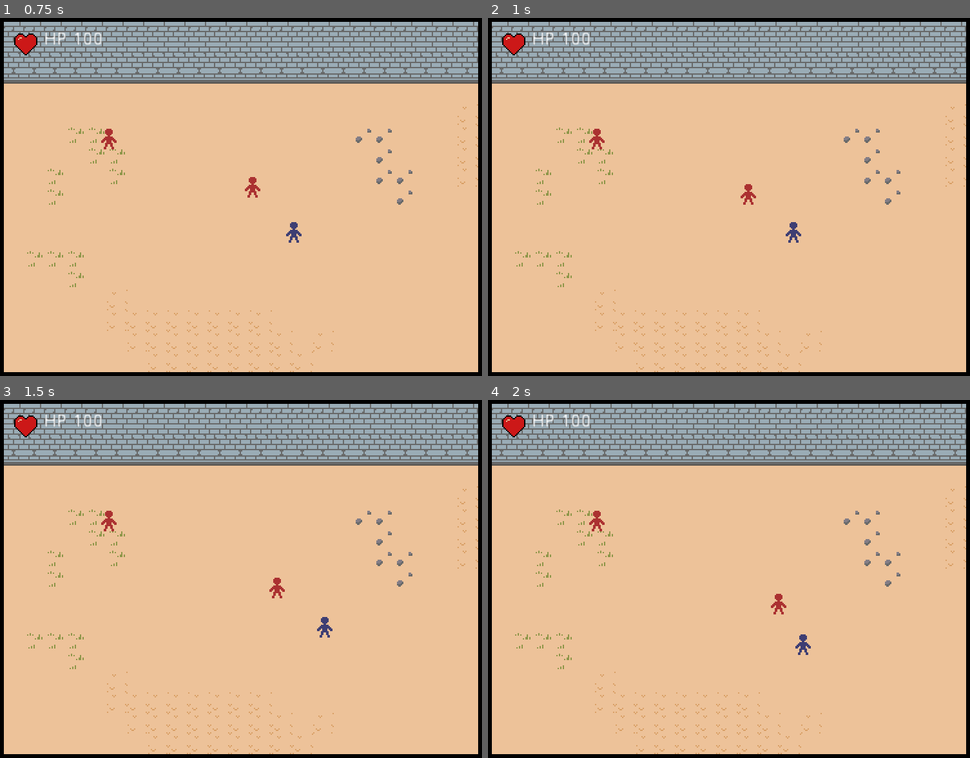
Above: before the commit, frames 1-4 (two rows, left to right).
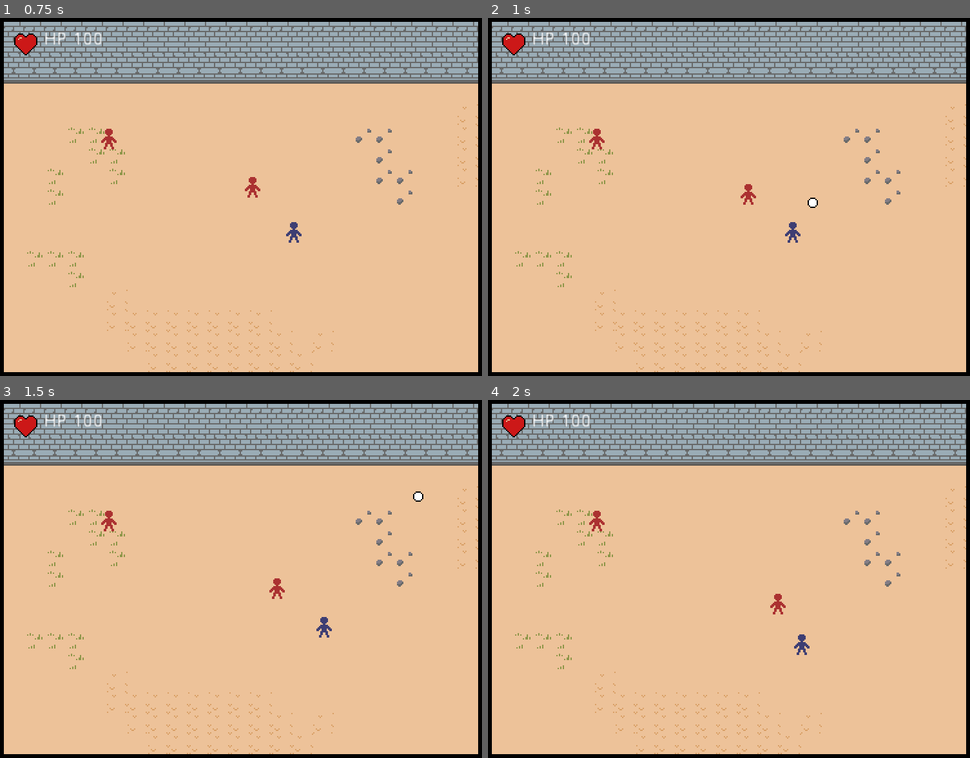
Above: after the commit, the same moments.

Repository: svntax/LD44-YLIC
Game: Godot game, scene res://Scenes/gameplay.tscn
Same seed, same stepped clock (60 frames per second), same inputs: the game is played once before the commit and once after it.
Inputs (mouse positions are in pixels of both pictures, inside the frame that each line leads up to):
- Up to frame 1 (0.75 s): move the mouse to (356, 175) at 0.52 s; hold D (MOVE_RIGHT) from 0.53 s (still down); click (356, 175) at 0.6 s
- Up to frame 2 (1 s): keep holding D (MOVE_RIGHT); right-click (844, 175) at 0.8 s
- Up to frame 3 (1.5 s): move the mouse to (139, 596) at 1.27 s; release D (MOVE_RIGHT) at 1.28 s; hold S (MOVE_DOWN) from 1.28 s (still down); right-click (139, 596) at 1.35 s
- Up to frame 4 (2 s): keep holding S (MOVE_DOWN); click (627, 596) at 1.55 s

Frame 1 is identical in both runs. In frame 2, less than 0.1% of the frame differs, in the area x 61-69%, y 50-63%; in frame 3, less than 0.1%, in the area x 55-88%, y 25-67%; in frame 4, less than 0.1%.

Commit message:
Implement player ranged attacks that damage enemies

Diff:
--- a/Scenes/gameplay.tscn
+++ b/Scenes/gameplay.tscn
@@ -7,7 +7,9 @@
 [ext_resource path="res://Scenes/game_ui.tscn" type="PackedScene" id=5]
 [ext_resource path="res://Scenes/upgrades_ui.tscn" type="PackedScene" id=6]
 
-[node name="Arena" type="Node2D"]
+[node name="Arena" type="Node2D" groups=[
+"Arenas",
+]]
 script = ExtResource( 1 )
 
 [node name="TileMap" type="TileMap" parent="."]
--- a/Scenes/player_projectile.tscn
+++ b/Scenes/player_projectile.tscn
@@ -1,10 +1,13 @@
-[gd_scene load_steps=4 format=2]
+[gd_scene load_steps=5 format=2]
 
 [ext_resource path="res://Scripts/player_projectile.gd" type="Script" id=1]
 [ext_resource path="res://Sprites/basic_projectile.png" type="Texture" id=2]
 
 [sub_resource type="CircleShape2D" id=1]
 radius = 5.0
+
+[sub_resource type="CircleShape2D" id=2]
+radius = 6.0
 
 [node name="PlayerProjectile" type="KinematicBody2D" groups=[
 "PlayerProjectiles",
@@ -16,3 +19,11 @@
 
 [node name="CollisionShape2D" type="CollisionShape2D" parent="."]
 shape = SubResource( 1 )
+disabled = true
+
+[node name="Area2D" type="Area2D" parent="."]
+
+[node name="CollisionShape2D" type="CollisionShape2D" parent="Area2D"]
+shape = SubResource( 2 )
+
+[connection signal="body_entered" from="Area2D" to="." method="_on_Area2D_body_entered"]
--- a/Scripts/archer.gd
+++ b/Scripts/archer.gd
@@ -9,6 +9,16 @@
 var enemy_projectile = load("res://Scenes/enemy_projectile.tscn")
 
 onready var shotTimer = 5;
+
+onready var arena = get_tree().get_nodes_in_group("Arenas")[0]
+onready var STARTING_HEALTH = 5;
+onready var health = STARTING_HEALTH;
+
+func takeDamage(damage):
+    health -= damage;
+    if health <= 0:
+        arena.enemyDestroyed();
+        queue_free();
 
 func _ready():
     pass
--- a/Scripts/bull_controls.gd
+++ b/Scripts/bull_controls.gd
@@ -5,6 +5,7 @@
 onready var moveSpeed = 64
 onready var chargeSpeed = 512;
 onready var player = get_tree().get_nodes_in_group("Players")[0]
+
 
 onready var charging = false;
 onready var charge_moving = false;
@@ -24,12 +25,24 @@
 onready var random_move_direction;
 onready var true_position;
 
+onready var arena = get_tree().get_nodes_in_group("Arenas")[0]
+onready var STARTING_HEALTH = 15;
+onready var health = STARTING_HEALTH;
+
+func takeDamage(damage):
+    health -= damage;
+    if health <= 0:
+        arena.enemyDestroyed();
+        queue_free();
+
 func _ready():
     randomize();
     pass
 
 func _process(delta):
     pass
+
+
 
 func _physics_process(delta):
     var playerPos = player.global_position
--- a/Scripts/caster.gd
+++ b/Scripts/caster.gd
@@ -9,6 +9,16 @@
 var enemy_projectile = load("res://Scenes/enemy_projectile.tscn")
 
 onready var shotTimer = 5;
+
+onready var arena = get_tree().get_nodes_in_group("Arenas")[0]
+onready var STARTING_HEALTH = 5;
+onready var health = STARTING_HEALTH;
+
+func takeDamage(damage):
+    health -= damage;
+    if health <= 0:
+        arena.enemyDestroyed();
+        queue_free();
 
 func _ready():
     pass
--- a/Scripts/enemy_controls.gd
+++ b/Scripts/enemy_controls.gd
@@ -4,6 +4,16 @@
 
 onready var moveSpeed = 32
 onready var player = get_tree().get_nodes_in_group("Players")[0]
+
+onready var arena = get_tree().get_nodes_in_group("Arenas")[0]
+onready var STARTING_HEALTH = 10;
+onready var health = STARTING_HEALTH;
+
+func takeDamage(damage):
+    health -= damage;
+    if health <= 0:
+        arena.enemyDestroyed();
+        queue_free();
 
 func _ready():
     pass
--- a/Scripts/player_controls.gd
+++ b/Scripts/player_controls.gd
@@ -7,6 +7,13 @@
 
 onready var slashPivot = get_node("SlashPivot")
 onready var attackAnimPlayer : AnimationPlayer = get_node("AttackAnimationPlayer")
+
+onready var PROJECTILE_SPEED = 200;
+
+onready var RANGED_ATTACK_COOLDOWN_TIME = 3.5;
+onready var rangedAttackCooldown = 0;
+
+var player_projectile = load("res://Scenes/player_projectile.tscn")
 
 onready var enemyCount : int = 0
 
@@ -55,6 +62,9 @@
     if(Input.is_action_pressed("MOVE_DOWN")):
         walkVel.y += walkSpeed
 
+    if rangedAttackCooldown > 0:
+        rangedAttackCooldown -= delta;
+
     if (currentState == State.NORMAL) and Input.is_action_just_pressed("ATTACK"):
         walkVel.x = 0
         walkVel.y = 0
@@ -64,6 +74,22 @@
         var clickPos : Vector2 = get_global_mouse_position()
         var moveVector : Vector2 = (clickPos - global_position).normalized() * attackDashSpeed
         self.set_global_position(self.global_position + moveVector)
+
+    elif (currentState == State.NORMAL) and Input.is_action_just_pressed("RANGED_ATTACK") and rangedAttackCooldown <= 0:
+        walkVel.x = 0
+        walkVel.y = 0
+
+        var clickPos : Vector2 = get_global_mouse_position()
+        var projectileMotion : Vector2 = (clickPos - global_position).normalized()
+
+        var projectile_test = player_projectile.instance();
+        get_parent().add_child(projectile_test);
+        projectile_test.global_position = global_position;
+        projectile_test.direction = projectileMotion;
+        projectile_test.speed = PROJECTILE_SPEED;
+        projectile_test.damage = 5;
+        rangedAttackCooldown = RANGED_ATTACK_COOLDOWN_TIME;
+
 
     if currentState == State.ATTACK:
         for body in slashPivot.get_node("SlashArea").get_overlapping_bodies():
--- a/Scripts/player_projectile.gd
+++ b/Scripts/player_projectile.gd
@@ -1,4 +1,12 @@
 extends KinematicBody2D
+
+onready var direction;
+onready var speed;
+onready var accel;
+onready var limited_lifespan = false;
+onready var lifespan;
+onready var damage;
+
 
 func _ready():
     pass
@@ -7,4 +15,13 @@
     pass
 
 func _physics_process(delta):
-    pass
+    if limited_lifespan:
+        lifespan -= delta;
+    if limited_lifespan and lifespan <= 0:
+        queue_free();
+    move_and_slide(direction * speed);
+
+func _on_Area2D_body_entered(body):
+    if body.is_in_group("Enemies"):
+        body.takeDamage(damage);
+        queue_free();
--- a/project.godot
+++ b/project.godot
@@ -60,6 +60,11 @@
 , Object(InputEventKey,"resource_local_to_scene":false,"resource_name":"","device":0,"alt":false,"shift":false,"control":false,"meta":false,"command":false,"pressed":false,"scancode":16777234,"unicode":0,"echo":false,"script":null)
  ]
 }
+RANGED_ATTACK={
+"deadzone": 0.5,
+"events": [ Object(InputEventMouseButton,"resource_local_to_scene":false,"resource_name":"","device":0,"alt":false,"shift":false,"control":false,"meta":false,"command":false,"button_mask":0,"position":Vector2( 0, 0 ),"global_position":Vector2( 0, 0 ),"factor":1.0,"button_index":2,"pressed":false,"doubleclick":false,"script":null)
+ ]
+}
 
 [rendering]
 
Not shown: 3 places in arena_tileset.tres that only renumber resources
